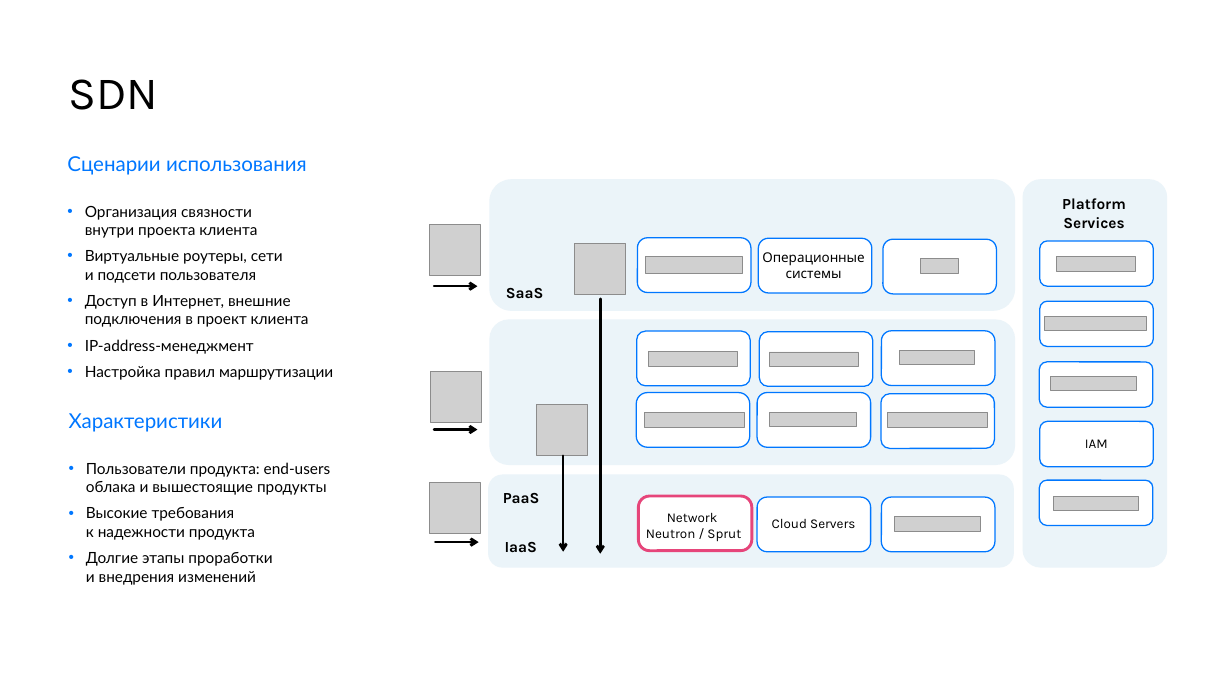
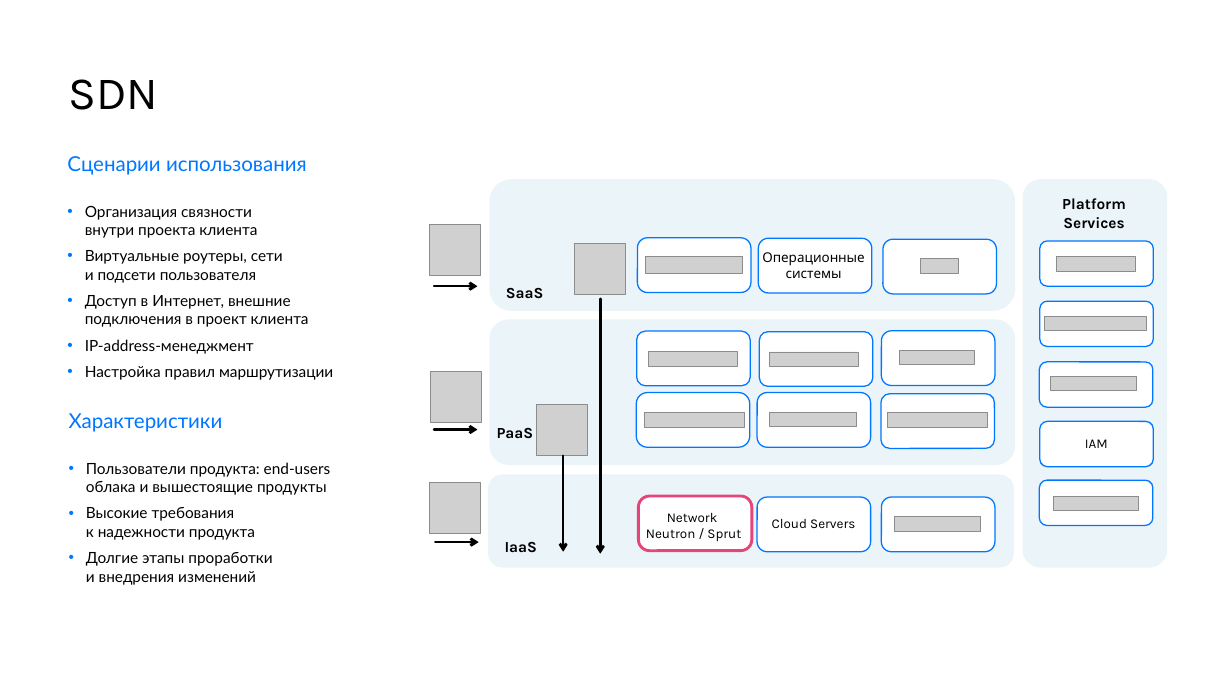
Before and after one commit to mortyre/neutron-2-sprut, a slide deck: slide 4 of presentations/Миграция на SDN Sprut. Full.pptx. Drawn at 1232x693 pixels with LibreOffice and Linux fonts; fonts in the diff are those of the drawing; grey boxes stand for pictures. Boxes give left, top, right and bottom in pixels: in the first picture for what was removed or moved away, otherwise in the second. Text is boxed around its words. In the diff, an @@ line names an element or a change of style, - is before the commit and + after.

Commit message:
small change presentations

```diff
--- a/presentations/Миграция на SDN Sprut. Full.pptx
+++ b/presentations/Миграция на SDN Sprut. Full.pptx
@@ text "PaaS": place and size @@
-text "PaaS" at (503, 493, 540, 504)
+text "PaaS" at (497, 428, 534, 438)
```
Also in this commit, not shown: 2 other files.
